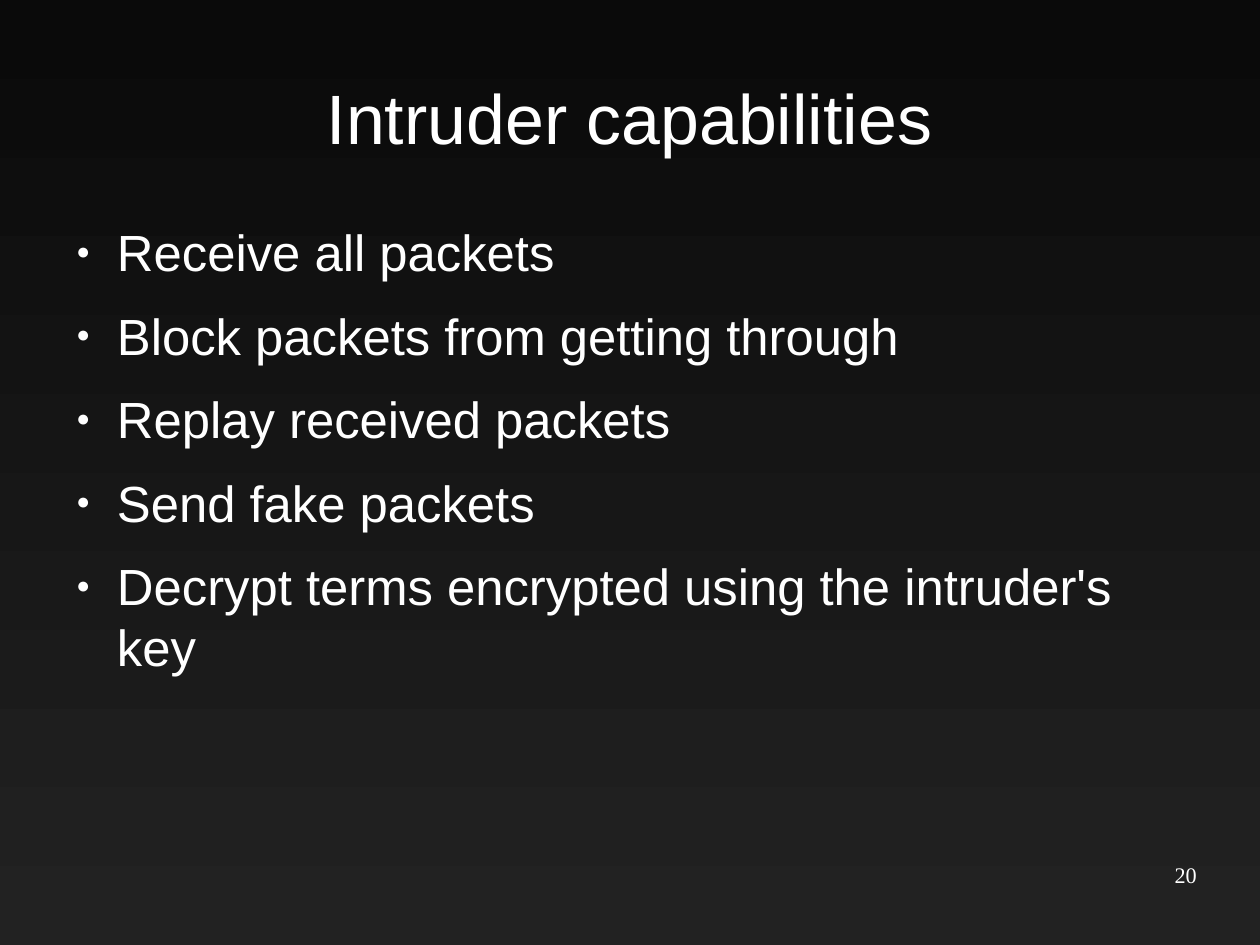
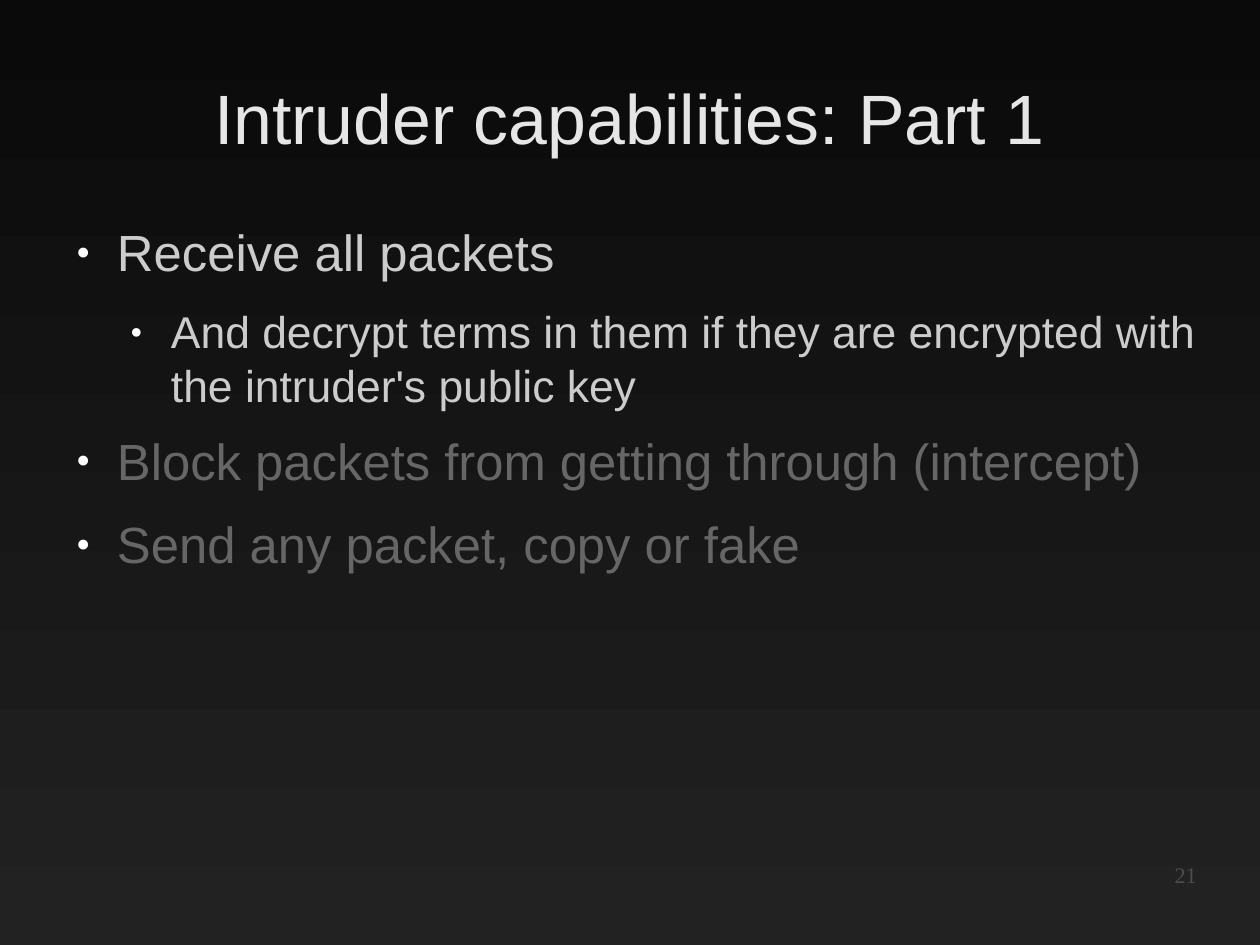
Before and after one commit to EtiennePerot/cs525p, a slide deck: slide 21 of Presentation.odp (slide 20 before the commit). Drawn at 1260x945 pixels with LibreOffice and Linux fonts; fonts in the diff are those of the drawing. Boxes give left, top, right and bottom in pixels: in the first picture for what was removed or moved away, otherwise in the second. Text is boxed around its words. In the diff, an @@ line names an element or a change of style, - is before the commit and + after.

Commit message:
CSP progress

```diff
--- a/Presentation.odp
+++ b/Presentation.odp
@@ title at <box>214,93,1044,157</box>: text changed; text colour #FFFFFF to #E6E6E6 @@
-Intruder capabilities
+Intruder capabilities: Part 1
@@ text at <box>117,234,554,282</box>: text colour #FFFFFF to #CCCCCC in "Receive all packets" @@
@@ text at <box>117,316,1195,573</box>: text changed; size 32 to 28 pt; text colour #FFFFFF to #CCCCCC @@
-● Block packets from getting through
-● Replay received packets
-● Send fake packets
-● Decrypt terms encrypted using the intruder's key
+  ● And decrypt terms in them if they are encrypted with the intruder's public key
+● Block packets from getting through (intercept)
+● Send any packet, copy or fake
@@ page number at <box>1175,869,1197,883</box>: text changed; text colour #FFFFFF to #4C4C4C @@
-20
+21
```
Also in this commit, not shown: 19 other slides changed, 10 slides added.
